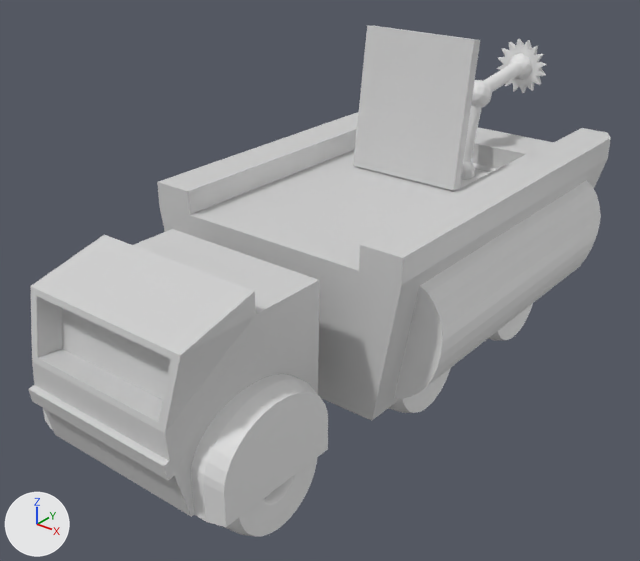
Before and after pictures for a commit that changed the COLLADA model Objects3D/adept.dae.
Rendered twice from a camera (50 mm lens) standing at (69.9, -91.8, 71.9) and looking at (-3.1, -0.4, 15.2). Lighting does not change. The marker at lower left points along +X, +Y and +Z. Where no turn or scale is listed for an object, it has been applied to the vertices. Vertices at the same position are counted once.

The first picture shows 'bola1', 'bola2', 'bulto', 'cabeza', 'cabina', 'camion', 'cuello1', 'cuello2', 'deposito', 'ruedas1', 'ruedas2', 'tapa'.
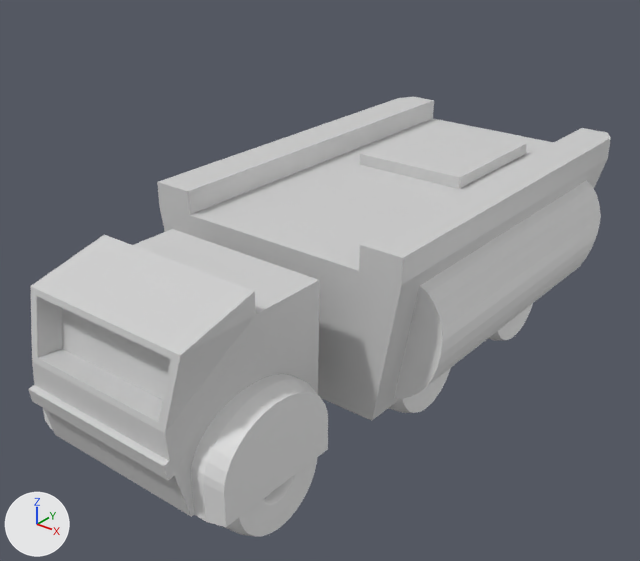
The change, as a list of edits to the scene's bpy script:
```text
Change me_cube_001:
    where me_cube_001.from_pydata(...)  # 9 vertices, 14 faces; spans x -9.1..9.1, y -1.7..2.9, z 0.0..21.3
    used by ob_tapa; location = (-0.3, 17.5, 27.0)
    me_cube_001 part 1: the whole mesh is turned -81.9 degrees about the x axis through the mesh origin
Change me_sphere_004:
    where me_sphere_004.from_pydata(...)  # 547 vertices, 1086 faces; spans x -4.61..4.61, y -6.12..0.57, z -4.77..4.47
    used by ob_cabeza; location = (-0.3, 58.1, 37.9)
    me_sphere_004 part 2: the whole mesh is turned -10.9 degrees about the x axis through the mesh origin
Change ob_cuello2:
    ob_cuello2.location: (-0.3, 35.4, 29.5) -> (-0.3, 8.4, 17.5)
Change ob_bola2:
    ob_bola2.location: (-0.3, 37.3, 35.7) -> (-0.3, 14.9, 17.3)
Change ob_cuello1:
    ob_cuello1.location: (-0.3, 44.4, 36.8) -> (-0.3, 22.1, 17.4)
Change ob_bola1:
    ob_bola1.location: (-0.3, 52.7, 37.8) -> (-0.3, 30.4, 17.4)
Change ob_cabeza:
    ob_cabeza.location: (-0.3, 58.1, 37.9) -> (-0.3, 35.9, 16.9)
```

Boxes (x1, y1, x2, y2) around the edits, measured in the pictures (640 x 561 px):
'tapa', mesh turned: before (353, 26, 480, 191); after (360, 124, 527, 189)
'cabeza', mesh turned, moved (not visible afterwards): before (497, 39, 546, 93)
'cuello1', moved (not visible afterwards): before (484, 61, 522, 92)
'cuello2', moved (not visible afterwards): before (463, 106, 482, 162)
'bola2', moved (not visible afterwards): before (471, 80, 492, 108)
'bola1', moved (not visible afterwards): before (508, 53, 533, 80)
